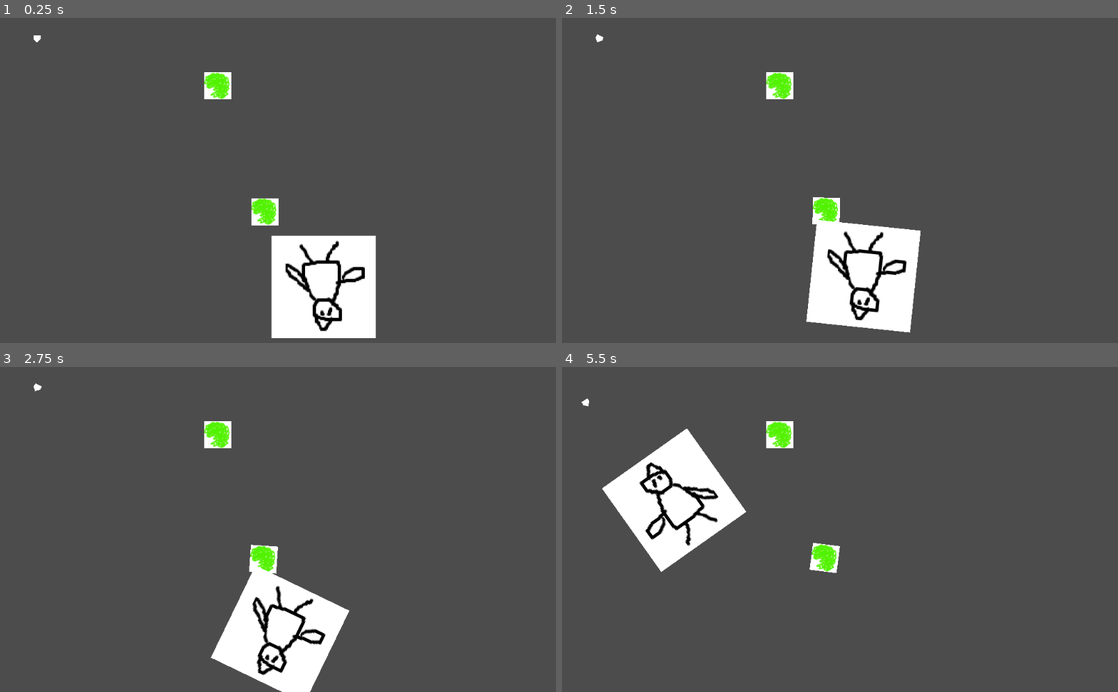
Above: before the commit, frames 1-4 (two rows, left to right).
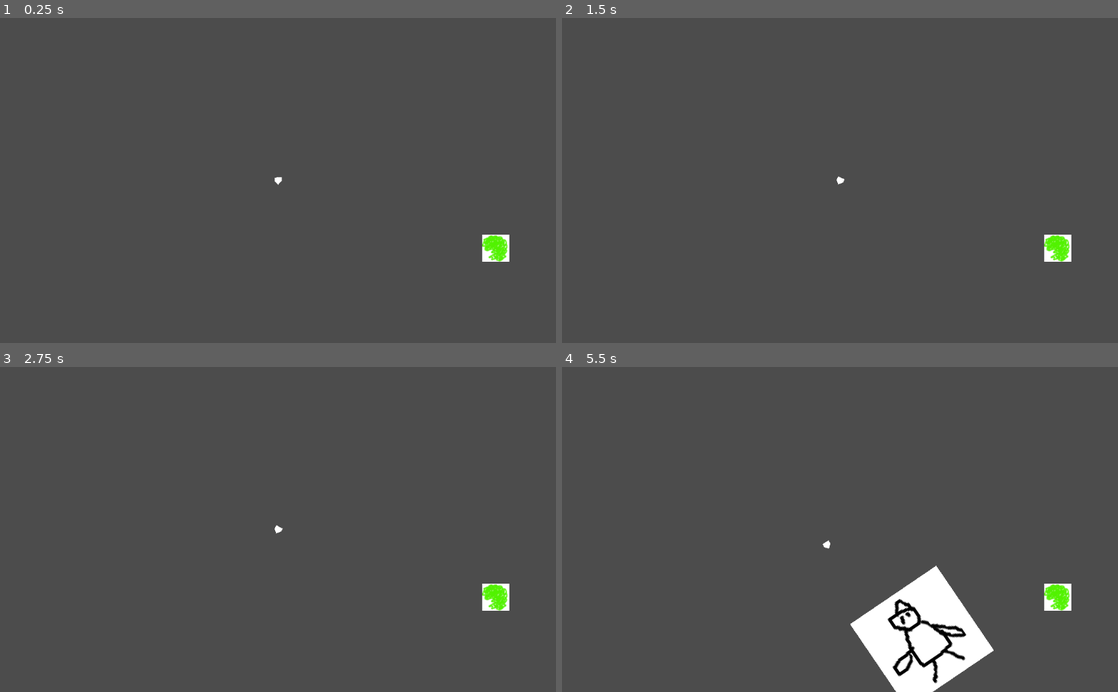
Above: after the commit, the same moments.

Repository: GameDrivenDesign/HareDerLage
Game: Godot game, scene res://game/game.tscn
The game is run twice, just before and just after one commit, with the same random seed, the same clock (stepped at 60 frames per second) and the same inputs.
Inputs:
- Up to frame 1 (0.25 s): no input
- Up to frame 2 (1.5 s): hold D (right) 0.53-1.28 s; hold A (left) from 1.28 s (still down)
- Up to frame 3 (2.75 s): release A (left) at 2.03 s; hold D (right) from 2.03 s (still down)
- Up to frame 4 (5.5 s): release D (right) at 2.78 s; hold W (up) 2.78-3.53 s; hold A (left) from 3.53 s (still down)

The runs differ from the first frame. In frame 1, 7.2% of the frame differs, in the area x 6-92%, y 5-99%; in frame 2, 7.1%; in frame 3, 7.0%; in frame 4, 13%, in the area x 3-92%, y 9-100%.

Commit message:
add camera to spaceship

Diff:
--- a/game/game.tscn
+++ b/game/game.tscn
@@ -14,6 +14,34 @@
 
 [node name="RigidBody2D2" parent="." index="1" instance=ExtResource( 2 )]
 
-position = Vector2( 487.563, 357.535 )
+position = Vector2( 487.563, 356.995 )
 
 [node name="spaceship" parent="." index="2" instance=ExtResource( 3 )]
+
+position = Vector2( 0, 0 )
+
+[node name="Camera2D" type="Camera2D" parent="spaceship" index="2"]
+
+anchor_mode = 1
+rotating = false
+current = true
+zoom = Vector2( 1, 1 )
+limit_left = -10000000
+limit_top = -10000000
+limit_right = 10000000
+limit_bottom = 10000000
+limit_smoothed = false
+drag_margin_h_enabled = true
+drag_margin_v_enabled = true
+smoothing_enabled = false
+smoothing_speed = 5.0
+offset_v = 0.0
+offset_h = 0.0
+drag_margin_left = 0.2
+drag_margin_top = 0.2
+drag_margin_right = 0.2
+drag_margin_bottom = 0.2
+editor_draw_screen = true
+editor_draw_limits = false
+editor_draw_drag_margin = false
+_sections_unfolded = [ "Editor", "Limit", "Offset", "Smoothing", "Transform" ]
